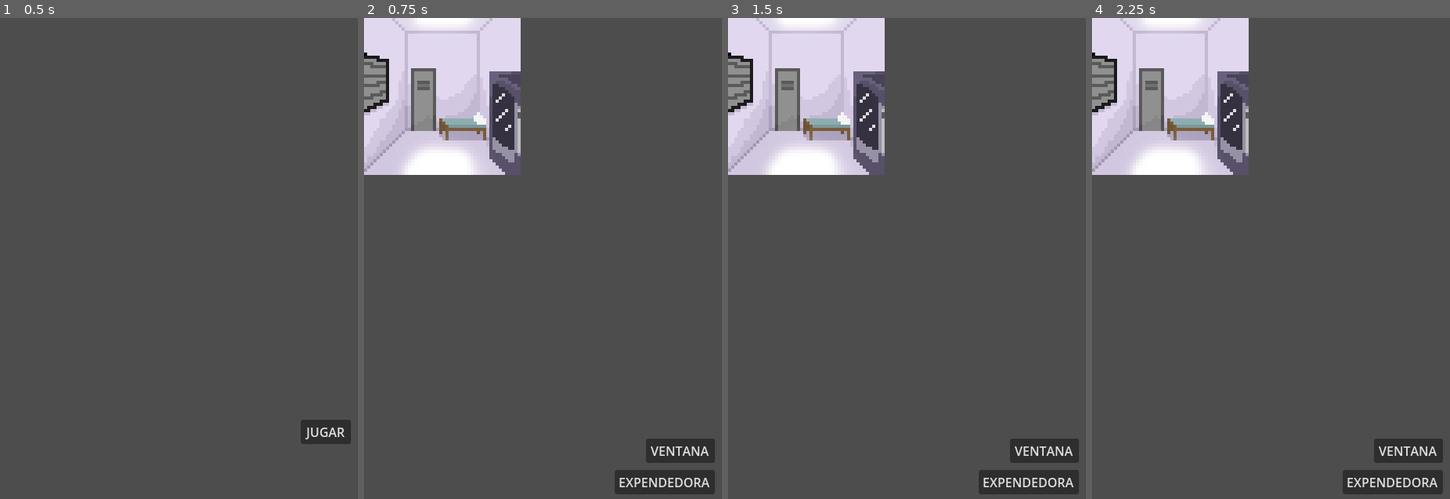
Above: before the commit, frames 1-4 (left to right).
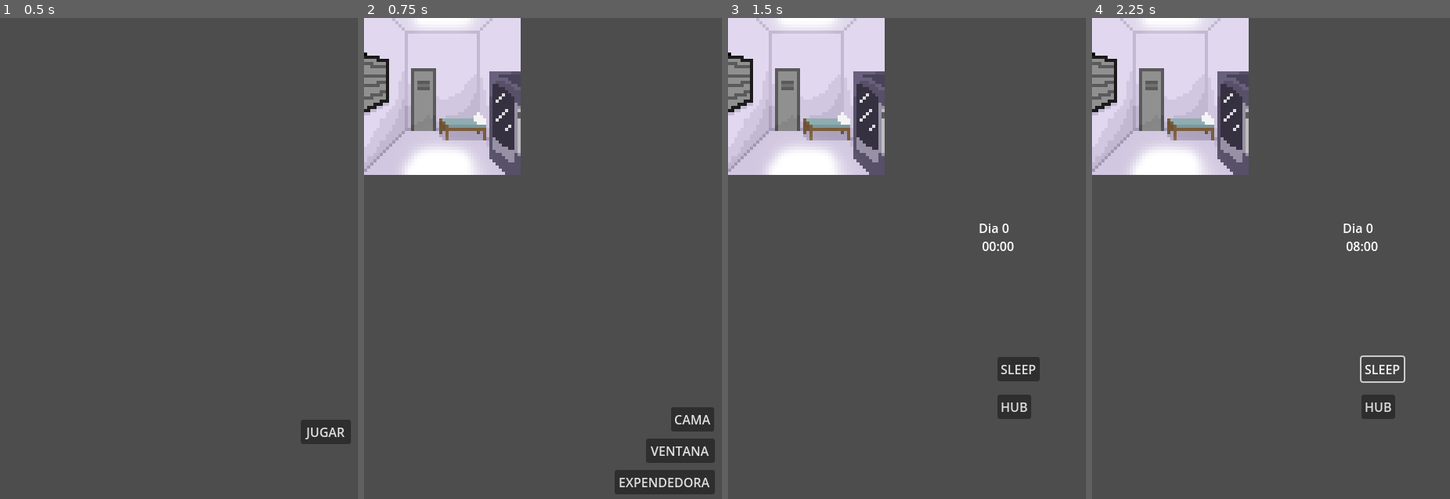
Above: after the commit, the same moments.

Repository: IacobucciB/JankenSim-Godot
Game: Godot game, scene res://main.tscn
Same seed, same stepped clock (60 frames per second), same inputs: the game is played once before the commit and once after it.
Inputs (mouse positions are in pixels of both pictures, inside the frame that each line leads up to):
- Up to frame 1 (0.5 s): no input
- Up to frame 2 (0.75 s): click "JUGAR" at 0.5 s
- Up to frame 3 (1.5 s): click (1057, 417) at 1.25 s, where only the run after the commit has a clickable "CAMA"
- Up to frame 4 (2.25 s): click (1381, 369) at 2 s, where only the run after the commit has a clickable "SLEEP"

Frame 1 is identical in both runs. In frame 2, 0.6% of the frame differs, in the area x 85-98%, y 80-86%; in frame 3, 3.5%, in the area x 70-99%, y 42-100%; in frame 4, 3.2%.

Commit message:
global scene, sleep timer

Diff:
--- /dev/null
+++ b/Global.gd
@@ -0,0 +1,34 @@
+extends Node
+
+func _ready():
+	print("Global Variables Init")
+
+# Time variables
+var hours: int = 0
+var minutes: int = 0
+var seconds: int = 0
+var days: int = 0
+
+# Time constants
+const SECONDS_IN_MINUTE: int = 60
+const MINUTES_IN_HOUR: int = 60
+const HOURS_IN_DAY: int = 24
+
+func advance_time(hours_to_advance: int, minutes_to_advance):
+	minutes = minutes + minutes_to_advance
+	hours = hours + hours_to_advance + int(minutes / MINUTES_IN_HOUR)
+	minutes = minutes % MINUTES_IN_HOUR
+	if hours >= HOURS_IN_DAY:
+		days = days + int(hours / HOURS_IN_DAY)
+		hours = hours % HOURS_IN_DAY
+	seconds = 0
+
+func set_time(new_hour: int, new_minute: int):
+	hours = new_hour % HOURS_IN_DAY
+	minutes = minutes % MINUTES_IN_HOUR
+	seconds = 0
+
+func get_formatted_time():
+	var hours_str = str(hours).pad_zeros(2)
+	var minutes_str = str(minutes).pad_zeros(2)
+	return "Dia %d\n %s:%s" % [days, hours_str, minutes_str]
--- /dev/null
+++ b/global.tscn
@@ -0,0 +1,6 @@
+[gd_scene load_steps=2 format=3 uid="uid://brgaq1f1mct8d"]
+
+[ext_resource type="Script" path="res://Global.gd" id="1_xea4t"]
+
+[node name="Global" type="Node"]
+script = ExtResource("1_xea4t")
--- a/project.godot
+++ b/project.godot
@@ -17,6 +17,7 @@
 
 [autoload]
 
+Global="*res://global.tscn"
 Player="*res://player.tscn"
 
 [display]
--- /dev/null
+++ b/scenes/cama.gd
@@ -0,0 +1,17 @@
+extends Node2D
+
+@onready var tiempo = $tiempo
+
+func _ready():
+	tiempo.clear()
+	tiempo.add_text(Global.get_formatted_time())
+
+
+func _on_sleep_pressed():
+	Global.advance_time(8, 0)
+	tiempo.clear()
+	tiempo.add_text(Global.get_formatted_time())
+
+
+func _on_hub_pressed():
+	get_tree().change_scene_to_file("res://scenes/hub.tscn")
--- a/scenes/cama.tscn
+++ b/scenes/cama.tscn
@@ -1,24 +1,43 @@
-[gd_scene load_steps=4 format=3 uid="uid://bnuefyfx2vc6x"]
+[gd_scene load_steps=3 format=3 uid="uid://bnuefyfx2vc6x"]
 
 [ext_resource type="Texture2D" uid="uid://cl7otiuyg0ww6" path="res://img/assets/Hub.png" id="1_3v8t2"]
-[ext_resource type="Texture2D" uid="uid://cn5iy3y84b4tf" path="res://img/colors/blue.png" id="2_xcwvd"]
-[ext_resource type="Texture2D" uid="uid://c7qgrvt8isff8" path="res://img/colors/orange.png" id="3_e371w"]
+[ext_resource type="Script" path="res://scenes/cama.gd" id="1_7mwwl"]
 
 [node name="Cama" type="Node2D"]
+script = ExtResource("1_7mwwl")
 
 [node name="Sprite2D" type="Sprite2D" parent="."]
 scale = Vector2(4, 4)
 texture = ExtResource("1_3v8t2")
 centered = false
 
-[node name="ItemList" type="ItemList" parent="."]
-offset_left = 224.0
-offset_top = 336.0
-offset_right = 384.0
-offset_bottom = 480.0
-select_mode = 1
-item_count = 2
-item_0/text = "asd"
-item_0/icon = ExtResource("2_xcwvd")
-item_1/text = "asd"
-item_1/icon = ExtResource("3_e371w")
+[node name="Control" type="Control" parent="."]
+layout_mode = 3
+anchors_preset = 0
+offset_right = 40.0
+offset_bottom = 40.0
+
+[node name="sleep" type="Button" parent="Control"]
+layout_mode = 0
+offset_left = 344.0
+offset_top = 432.0
+offset_right = 398.0
+offset_bottom = 463.0
+text = "SLEEP"
+
+[node name="hub" type="Button" parent="Control"]
+layout_mode = 0
+offset_left = 344.0
+offset_top = 480.0
+offset_right = 387.0
+offset_bottom = 511.0
+text = "HUB"
+
+[node name="tiempo" type="RichTextLabel" parent="."]
+offset_left = 320.0
+offset_top = 256.0
+offset_right = 448.0
+offset_bottom = 320.0
+
+[connection signal="pressed" from="Control/sleep" to="." method="_on_sleep_pressed"]
+[connection signal="pressed" from="Control/hub" to="." method="_on_hub_pressed"]
--- a/scenes/hub.gd
+++ b/scenes/hub.gd
@@ -7,3 +7,7 @@
 
 func _on_expendedora_pressed():
 	get_tree().change_scene_to_file("res://scenes/expendedora.tscn")
+
+
+func _on_cama_pressed():
+	get_tree().change_scene_to_file("res://scenes/cama.tscn")
--- a/scenes/hub.tscn
+++ b/scenes/hub.tscn
@@ -25,5 +25,13 @@
 offset_bottom = 567.0
 text = "VENTANA"
 
+[node name="cama" type="Button" parent="."]
+offset_left = 392.0
+offset_top = 496.0
+offset_right = 447.0
+offset_bottom = 527.0
+text = "CAMA"
+
 [connection signal="pressed" from="expendedora" to="." method="_on_expendedora_pressed"]
 [connection signal="pressed" from="ventana" to="." method="_on_ventana_pressed"]
+[connection signal="pressed" from="cama" to="." method="_on_cama_pressed"]
